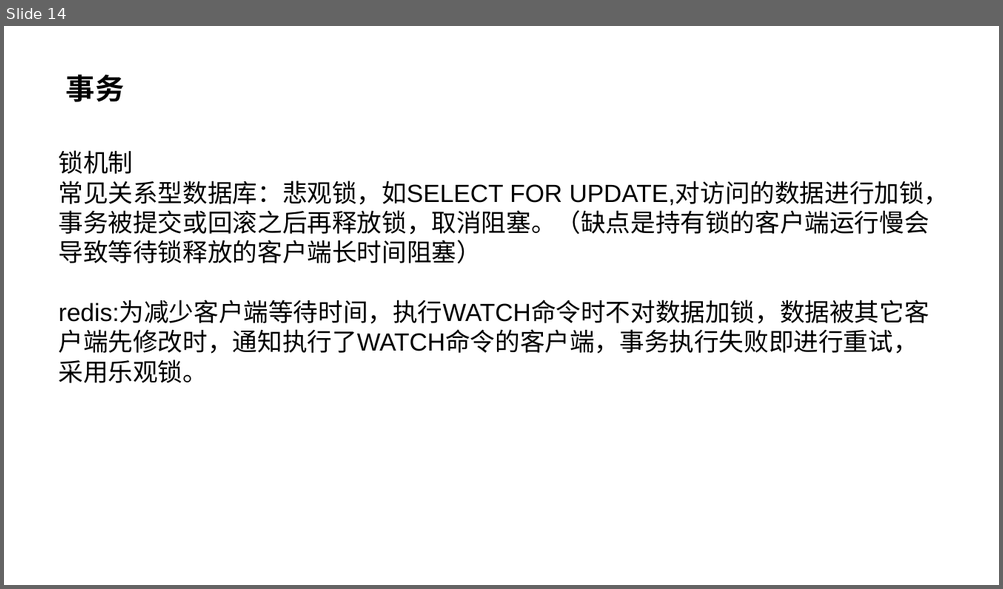
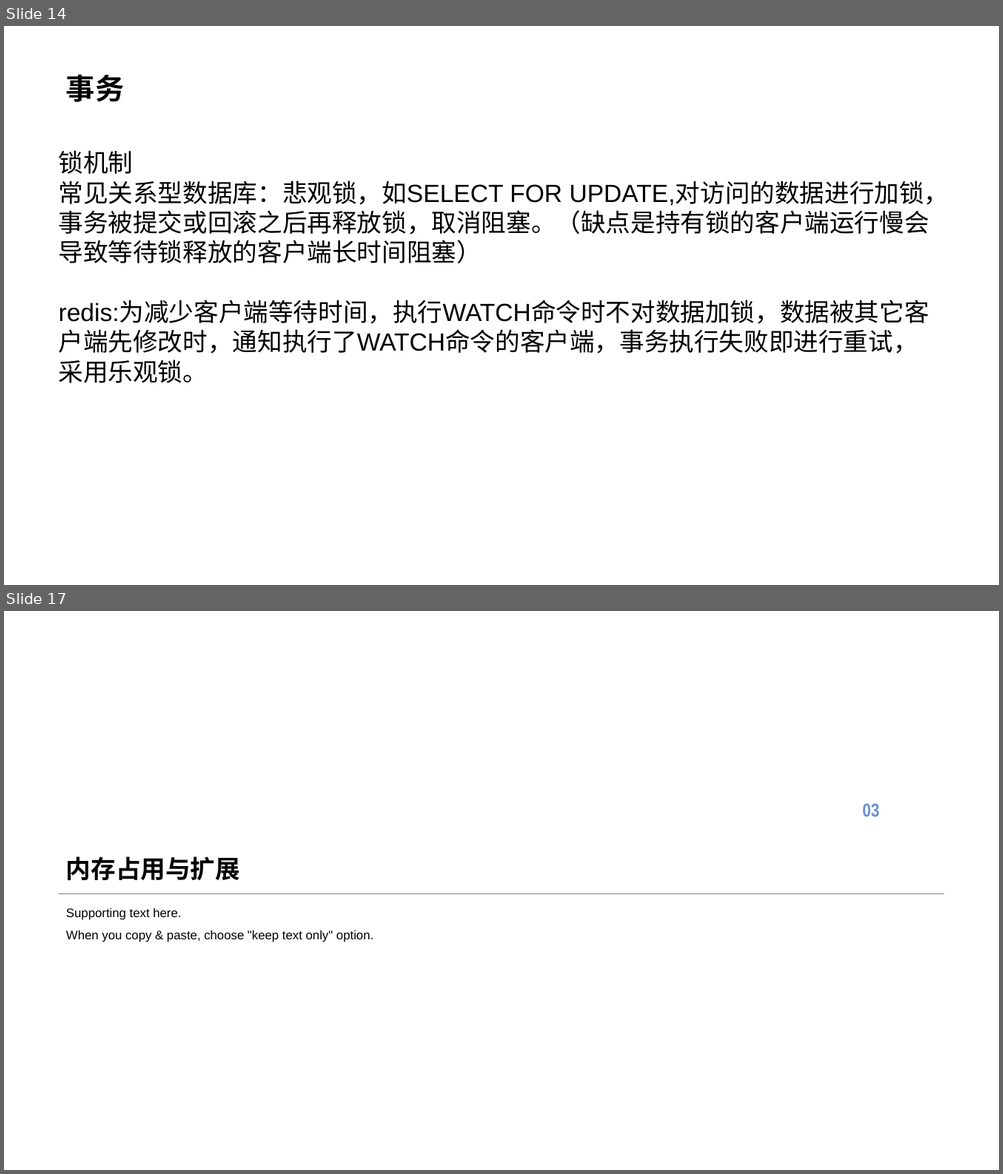
Before and after one commit to SoaringPhoenix/a-few-files, a slide deck: redis&memcached.pptx. Shown one above the other, each under a label of ours: slide 14 before the commit, slides 14 and 17 after it; the slides between them are not shown. The pictures are 1003x589 and 1003x1174 pixels, drawn with LibreOffice and Linux fonts; fonts in the diff are those of the drawing; background and template pictures are left out. Boxes give left, top, right and bottom in pixels: in the first picture for what was removed or moved away, otherwise in the second. Text is boxed around its words. In the diff, an @@ line names an element or a change of style, - is before the commit and + after.

```diff
--- a/redis&memcached.pptx
+++ b/redis&memcached.pptx
@@ slide 17 added at (4,611,999,1170), background #FFFFFF @@
@@ text added at (862,803,879,817), 18 pt, text #698FCE, bold @@
+03
@@ title added at (66,857,240,880), 24 pt, text #000000, bold @@
+内存占用与扩展
@@ line added from (59, 894) to (944, 894), #808080 0.5 pt @@
@@ text added at (66,908,373,943), 12 pt, text #000000 @@
+Supporting text here.
+When you copy & paste, choose "keep text only" option.
```
Also in this commit, not shown: 3 slides changed, 4 other slides added.
